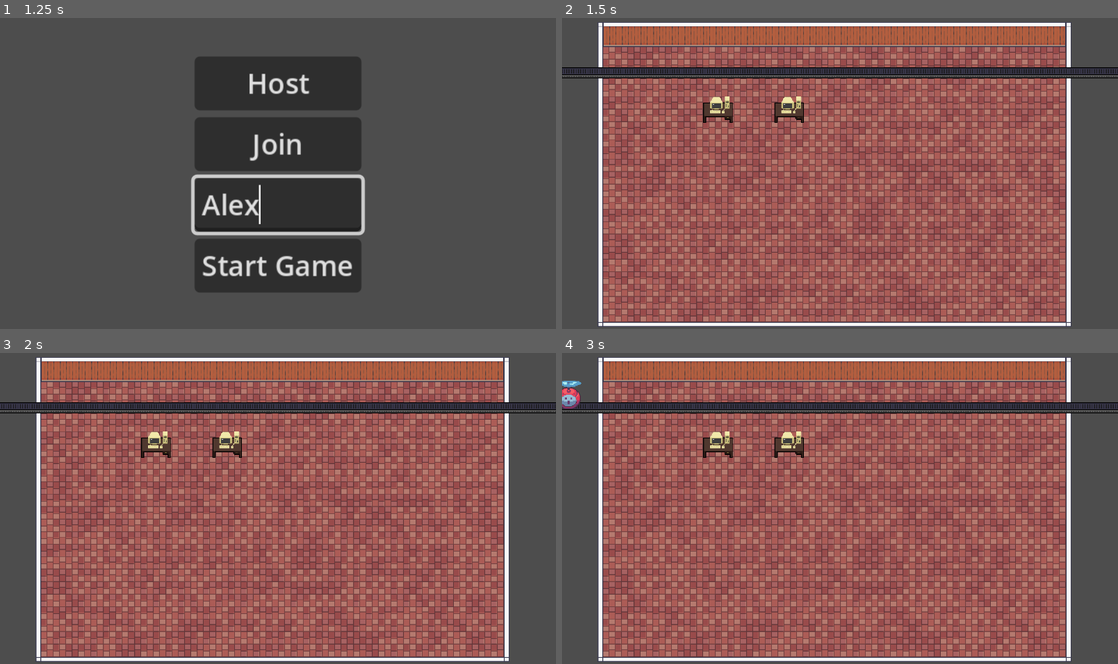
Above: before the commit, frames 1-4 (two rows, left to right).
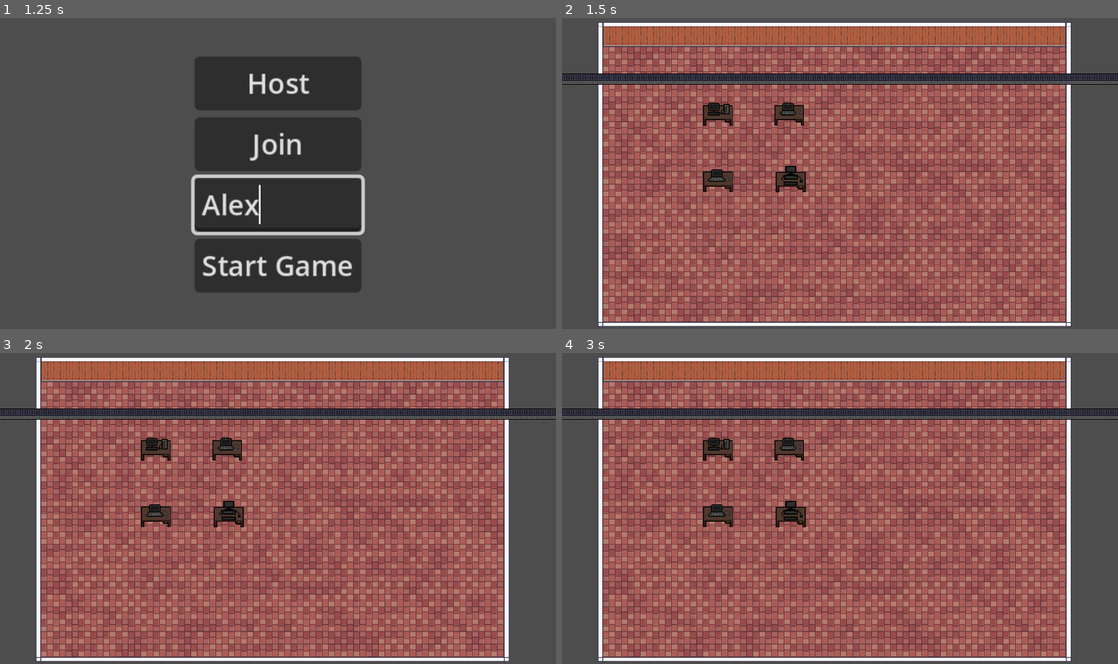
Above: after the commit, the same moments.

Repository: JoseNeto5689/CoopGame
Game: Godot game, scene res://scenes/main/main.tscn
The game is run twice, just before and just after one commit, with the same random seed, the same clock (stepped at 60 frames per second) and the same inputs.
Inputs (mouse positions are in pixels of both pictures, inside the frame that each line leads up to):
- Up to frame 1 (1.25 s): click (278, 204) at 0.52 s; type "Alex" at 0.6 s
- Up to frame 2 (1.5 s): click "Start Game" at 1.25 s
- Up to frame 3 (2 s): no input
- Up to frame 4 (3 s): tap Enter at 2 s; hold D (right) 2.03-2.78 s; hold E (interact) 2.03-2.78 s; tap Space at 2.75 s; hold S (down) from 2.78 s (still down); tap E (interact) at 2.85 s

Frame 1 is identical in both runs. In frame 2, 6.0% of the frame differs, in the area x 0-100%, y 15-57%; in frame 3, 6.0%; in frame 4, 6.3%, in the area x 0-100%, y 8-57%.
Error after the commit: Invalid access to property or key 'progress_ratio' on a base object of type 'Nil'. (res://scenes/conveyor_belt/conveyor_belt_implemented.gd:28)

Commit message:
Add function to spawn robots in the conveyor belt

Diff:
--- a/coop-game/scenes/computer/computer.gd
+++ b/coop-game/scenes/computer/computer.gd
@@ -2,9 +2,14 @@
 
 @export var pc_id := 0
 @export var time_for_conclude := 0
+@export var texture_on: CompressedTexture2D = null
+@export var texture_off: CompressedTexture2D = null
 
 @onready var progress_bar := $ProgressBar
 @onready var timer := $Timer
+@onready var pc_sprite := $ComputerSprite
+
+signal work_concluded(pc_id: int)
 
 signal player_entered_pc(id: int, pc_id: int)
 signal player_exited_pc(id: int, pc_id: int)
@@ -13,6 +18,7 @@
 var concluded = false
 
 func _ready() -> void:
+	pc_sprite.texture = texture_off
 	timer.wait_time = time_for_conclude
 
 func _process(_delta: float) -> void:
@@ -45,12 +51,15 @@
 
 func _on_timer_timeout() -> void:
 	concluded = true
+	work_concluded.emit(pc_id)
 
 @rpc("any_peer", "call_local")
 func increase_progress():
 	working = true
+	pc_sprite.texture = texture_on
 
 @rpc("any_peer", "call_local")
 func stop_progress():
 	working = false
 	timer.paused = true
+	pc_sprite.texture = texture_off
--- a/coop-game/scenes/computer/computer.tscn
+++ b/coop-game/scenes/computer/computer.tscn
@@ -1,32 +1,28 @@
-[gd_scene load_steps=7 format=3 uid="uid://tx64gjx52y3"]
+[gd_scene load_steps=6 format=3 uid="uid://tx64gjx52y3"]
 
-[ext_resource type="Texture2D" uid="uid://bldhvklpy1qqx" path="res://assets/sprites/office_pixel_art/desk.png" id="1_qt3pe"]
 [ext_resource type="Script" uid="uid://wd31uttu17sr" path="res://scenes/computer/computer.gd" id="1_srgvo"]
-[ext_resource type="Texture2D" uid="uid://bdru0wobq4p5a" path="res://assets/sprites/office_pixel_art/PC2.png" id="2_srgvo"]
+[ext_resource type="Texture2D" uid="uid://bjadbo2vechr4" path="res://assets/sprites/own/pc_2_0001.png" id="2_srgvo"]
 [ext_resource type="PackedScene" uid="uid://djqygmt1j4djo" path="res://scenes/progress bar/progress_bar.tscn" id="4_8d7te"]
 
 [sub_resource type="RectangleShape2D" id="RectangleShape2D_8d7te"]
 size = Vector2(38, 20)
 
 [sub_resource type="RectangleShape2D" id="RectangleShape2D_5o8iy"]
-size = Vector2(38, 29)
+size = Vector2(38, 26)
 
 [node name="PC" type="Node2D"]
 script = ExtResource("1_srgvo")
 pc_id = 1
 time_for_conclude = 5
 
-[node name="Desk" type="Sprite2D" parent="."]
+[node name="ComputerSprite" type="Sprite2D" parent="."]
 texture_filter = 1
-texture = ExtResource("1_qt3pe")
-
-[node name="PC" type="Sprite2D" parent="."]
-texture_filter = 1
-position = Vector2(2, -9)
+position = Vector2(0, 2)
 texture = ExtResource("2_srgvo")
 
 [node name="StaticBody2D" type="StaticBody2D" parent="."]
 visible = false
+position = Vector2(0, 2)
 collision_layer = 4
 collision_mask = 0
 
@@ -35,10 +31,11 @@
 shape = SubResource("RectangleShape2D_8d7te")
 
 [node name="Area2D" type="Area2D" parent="."]
+visible = false
 collision_layer = 8
 
 [node name="CollisionShape2D" type="CollisionShape2D" parent="Area2D"]
-position = Vector2(0, 4.5)
+position = Vector2(0, 3)
 shape = SubResource("RectangleShape2D_5o8iy")
 
 [node name="ProgressBar" parent="." instance=ExtResource("4_8d7te")]
--- /dev/null
+++ b/coop-game/scenes/conveyor_belt/conveyor_belt.gd
@@ -0,0 +1,16 @@
+extends Node2D
+
+func pause():
+	var items = get_children()
+	for item in items:
+		item.pause()
+
+func change_speed(speed: float):
+	var items = self.get_children()
+	for item in items:
+		item.change_speed(speed)
+
+func resume():
+	var items = self.get_children()
+	for item in items:
+		item.resume()
--- a/coop-game/scenes/conveyor_belt/conveyor_belt.tscn
+++ b/coop-game/scenes/conveyor_belt/conveyor_belt.tscn
@@ -1,16 +1,29 @@
-[gd_scene load_steps=4 format=3 uid="uid://dsd6ngwb43y4s"]
+[gd_scene load_steps=5 format=3 uid="uid://dsd6ngwb43y4s"]
 
+[ext_resource type="Script" uid="uid://cdi5yivig0oit" path="res://scenes/conveyor_belt/conveyor_belt.gd" id="1_wx4rt"]
 [ext_resource type="PackedScene" uid="uid://cs0rocdmyyo7k" path="res://scenes/conveyor_belt/conveyor_belt_start.tscn" id="1_ysxht"]
 [ext_resource type="PackedScene" uid="uid://cvgl51byhwubb" path="res://scenes/conveyor_belt/conveyor_belt_middle.tscn" id="2_wx4rt"]
 [ext_resource type="PackedScene" uid="uid://c1uy48f1djqwx" path="res://scenes/conveyor_belt/conveyor_belt_end.tscn" id="3_tyefu"]
 
 [node name="ConveyorBelt" type="Node2D"]
+script = ExtResource("1_wx4rt")
 
 [node name="ConveyorBeltStart" parent="." instance=ExtResource("1_ysxht")]
-position = Vector2(89, 69)
+position = Vector2(-368, 0)
 
 [node name="ConveyorBeltMiddle" parent="." instance=ExtResource("2_wx4rt")]
-position = Vector2(144, 69)
+position = Vector2(-288, 0)
+
+[node name="ConveyorBeltMiddle2" parent="." instance=ExtResource("2_wx4rt")]
+position = Vector2(-144, 0)
+
+[node name="ConveyorBeltMiddle3" parent="." instance=ExtResource("2_wx4rt")]
+
+[node name="ConveyorBeltMiddle4" parent="." instance=ExtResource("2_wx4rt")]
+position = Vector2(144, 0)
+
+[node name="ConveyorBeltMiddle5" parent="." instance=ExtResource("2_wx4rt")]
+position = Vector2(288, 0)
 
 [node name="ConveyorBeltEnd" parent="." instance=ExtResource("3_tyefu")]
-position = Vector2(201, 69)
+position = Vector2(368, 0)
--- /dev/null
+++ b/coop-game/scenes/conveyor_belt/conveyor_belt_end.gd
@@ -0,0 +1,12 @@
+extends Node2D
+
+@onready var animation: AnimatedSprite2D = $AnimatedSprite2D3
+
+func pause():
+	animation.pause()
+
+func change_speed(speed: float):
+	animation.speed_scale = speed
+
+func resume():
+	animation.play()
--- a/coop-game/scenes/conveyor_belt/conveyor_belt_end.tscn
+++ b/coop-game/scenes/conveyor_belt/conveyor_belt_end.tscn
@@ -1,5 +1,6 @@
-[gd_scene load_steps=6 format=3 uid="uid://c1uy48f1djqwx"]
+[gd_scene load_steps=7 format=3 uid="uid://c1uy48f1djqwx"]
 
+[ext_resource type="Script" uid="uid://cosuoxajh00bg" path="res://scenes/conveyor_belt/conveyor_belt_end.gd" id="1_3ub4u"]
 [ext_resource type="Texture2D" uid="uid://jfds1uyx3ukq" path="res://assets/sprites/own/Esteira Fim.png" id="1_y7eag"]
 
 [sub_resource type="AtlasTexture" id="AtlasTexture_d1y4j"]
@@ -32,6 +33,7 @@
 }]
 
 [node name="ConveyorBeltEnd" type="Node2D"]
+script = ExtResource("1_3ub4u")
 
 [node name="AnimatedSprite2D3" type="AnimatedSprite2D" parent="."]
 texture_filter = 1
--- /dev/null
+++ b/coop-game/scenes/conveyor_belt/conveyor_belt_implemented.gd
@@ -0,0 +1,36 @@
+extends Node
+
+var speed := 1
+var progress := 0.06
+
+var robot := preload("res://scenes/robot/robot.tscn")
+
+var actual_robot : PathFollow2D
+var last_robot :PathFollow2D
+
+var stopped = false
+var restart = false
+
+func spawn_robot(robot_design: String):
+	if actual_robot:
+		last_robot = actual_robot
+		restart = true
+		stopped = false
+	var spawned_robot = robot.instantiate()
+	$LineProduction.add_child(spawned_robot)
+	actual_robot = spawned_robot
+
+
+func _physics_process(delta: float) -> void:
+	if restart:
+		$Animation.play("restart")
+		restart = false
+	if actual_robot.progress_ratio >= 0.46 and not stopped:
+		$Animation.play("stop")
+		stopped = true
+	if last_robot and last_robot.progress_ratio >= 0.99:
+		last_robot.queue_free()
+	if last_robot:
+		last_robot.progress_ratio += progress * delta
+	actual_robot.progress_ratio += progress * delta
+	$ConveyorBelt.change_speed(speed)
--- /dev/null
+++ b/coop-game/scenes/conveyor_belt/conveyor_belt_implemented.tscn
@@ -0,0 +1,117 @@
+[gd_scene load_steps=8 format=3 uid="uid://cbnqodshx2kif"]
+
+[ext_resource type="Script" uid="uid://75a4jbl6ffbq" path="res://scenes/conveyor_belt/conveyor_belt_implemented.gd" id="1_1lnr2"]
+[ext_resource type="PackedScene" uid="uid://dsd6ngwb43y4s" path="res://scenes/conveyor_belt/conveyor_belt.tscn" id="1_xyl1u"]
+
+[sub_resource type="Curve2D" id="Curve2D_8pk2l"]
+_data = {
+"points": PackedVector2Array(0, 0, 0, 0, -128, 64, 0, 0, 0, 0, 768, 64)
+}
+point_count = 2
+
+[sub_resource type="Animation" id="Animation_1lnr2"]
+resource_name = "stop"
+length = 1.5
+tracks/0/type = "value"
+tracks/0/imported = false
+tracks/0/enabled = true
+tracks/0/path = NodePath(".:progress")
+tracks/0/interp = 1
+tracks/0/loop_wrap = true
+tracks/0/keys = {
+"times": PackedFloat32Array(0, 1.5),
+"transitions": PackedFloat32Array(1, 1),
+"update": 0,
+"values": [0.06, 0.0]
+}
+tracks/1/type = "value"
+tracks/1/imported = false
+tracks/1/enabled = true
+tracks/1/path = NodePath(".:speed")
+tracks/1/interp = 1
+tracks/1/loop_wrap = true
+tracks/1/keys = {
+"times": PackedFloat32Array(0, 1),
+"transitions": PackedFloat32Array(1, 1),
+"update": 1,
+"values": [1, 0]
+}
+
+[sub_resource type="Animation" id="Animation_f80x0"]
+length = 0.001
+tracks/0/type = "value"
+tracks/0/imported = false
+tracks/0/enabled = true
+tracks/0/path = NodePath(".:progress")
+tracks/0/interp = 1
+tracks/0/loop_wrap = true
+tracks/0/keys = {
+"times": PackedFloat32Array(0),
+"transitions": PackedFloat32Array(1),
+"update": 0,
+"values": [0.08]
+}
+tracks/1/type = "value"
+tracks/1/imported = false
+tracks/1/enabled = true
+tracks/1/path = NodePath(".:speed")
+tracks/1/interp = 1
+tracks/1/loop_wrap = true
+tracks/1/keys = {
+"times": PackedFloat32Array(0),
+"transitions": PackedFloat32Array(1),
+"update": 1,
+"values": [1]
+}
+
+[sub_resource type="Animation" id="Animation_rk5o7"]
+resource_name = "restart"
+length = 2.0
+tracks/0/type = "value"
+tracks/0/imported = false
+tracks/0/enabled = true
+tracks/0/path = NodePath(".:speed")
+tracks/0/interp = 1
+tracks/0/loop_wrap = true
+tracks/0/keys = {
+"times": PackedFloat32Array(0, 0.5),
+"transitions": PackedFloat32Array(1, 1),
+"update": 1,
+"values": [0, 1]
+}
+tracks/1/type = "value"
+tracks/1/imported = false
+tracks/1/enabled = true
+tracks/1/path = NodePath(".:progress")
+tracks/1/interp = 1
+tracks/1/loop_wrap = true
+tracks/1/keys = {
+"times": PackedFloat32Array(0.3, 1.96667),
+"transitions": PackedFloat32Array(1, 1),
+"update": 0,
+"values": [0.0, 0.06]
+}
+
+[sub_resource type="AnimationLibrary" id="AnimationLibrary_rk5o7"]
+_data = {
+&"RESET": SubResource("Animation_f80x0"),
+&"restart": SubResource("Animation_rk5o7"),
+&"stop": SubResource("Animation_1lnr2")
+}
+
+[node name="ConveyorBelt" type="Node"]
+script = ExtResource("1_1lnr2")
+
+[node name="ConveyorBelt" parent="." instance=ExtResource("1_xyl1u")]
+position = Vector2(312, 72)
+
+[node name="LineProduction" type="Path2D" parent="."]
+position = Vector2(0, -14)
+curve = SubResource("Curve2D_8pk2l")
+
+[node name="Animation" type="AnimationPlayer" parent="."]
+libraries = {
+&"": SubResource("AnimationLibrary_rk5o7")
+}
+
+[connection signal="animation_finished" from="Animation" to="." method="_on_animation_animation_finished"]
--- /dev/null
+++ b/coop-game/scenes/conveyor_belt/conveyor_belt_middle.gd
@@ -0,0 +1,16 @@
+extends Node2D
+
+func pause():
+	var items = self.get_children()
+	for item: AnimatedSprite2D in items:
+		item.pause()
+
+func change_speed(speed: float):
+	var items = self.get_children()
+	for item: AnimatedSprite2D in items:
+		item.speed_scale = speed
+
+func resume():
+	var items = self.get_children()
+	for item: AnimatedSprite2D in items:
+		item.play()
--- a/coop-game/scenes/conveyor_belt/conveyor_belt_middle.tscn
+++ b/coop-game/scenes/conveyor_belt/conveyor_belt_middle.tscn
@@ -1,6 +1,7 @@
-[gd_scene load_steps=14 format=3 uid="uid://cvgl51byhwubb"]
+[gd_scene load_steps=15 format=3 uid="uid://cvgl51byhwubb"]
 
 [ext_resource type="Texture2D" uid="uid://boso1x5y4vjay" path="res://assets/sprites/own/Esteira Meio.png" id="1_hp10o"]
+[ext_resource type="Script" uid="uid://kf81e0shqhls" path="res://scenes/conveyor_belt/conveyor_belt_middle.gd" id="1_po1yv"]
 
 [sub_resource type="AtlasTexture" id="AtlasTexture_p22mk"]
 atlas = ExtResource("1_hp10o")
@@ -90,6 +91,7 @@
 }]
 
 [node name="ConveyorBeltMiddle" type="Node2D"]
+script = ExtResource("1_po1yv")
 
 [node name="AnimatedSprite2D2" type="AnimatedSprite2D" parent="."]
 texture_filter = 1
--- /dev/null
+++ b/coop-game/scenes/conveyor_belt/conveyor_belt_start.gd
@@ -0,0 +1,12 @@
+extends Node2D
+
+@onready var animation: AnimatedSprite2D = $AnimatedSprite2D
+
+func pause():
+	animation.pause()
+
+func change_speed(speed: float):
+	animation.speed_scale = speed
+
+func resume():
+	animation.play()
--- a/coop-game/scenes/conveyor_belt/conveyor_belt_start.tscn
+++ b/coop-game/scenes/conveyor_belt/conveyor_belt_start.tscn
@@ -1,5 +1,6 @@
-[gd_scene load_steps=6 format=3 uid="uid://cs0rocdmyyo7k"]
+[gd_scene load_steps=7 format=3 uid="uid://cs0rocdmyyo7k"]
 
+[ext_resource type="Script" uid="uid://cghufcy335oh2" path="res://scenes/conveyor_belt/conveyor_belt_start.gd" id="1_rjt8c"]
 [ext_resource type="Texture2D" uid="uid://b8inyl3akryv5" path="res://assets/sprites/own/Esteira Inicio.png" id="1_ufarb"]
 
 [sub_resource type="AtlasTexture" id="AtlasTexture_fyncp"]
@@ -32,6 +33,7 @@
 }]
 
 [node name="ConveyorBeltStart" type="Node2D"]
+script = ExtResource("1_rjt8c")
 
 [node name="AnimatedSprite2D" type="AnimatedSprite2D" parent="."]
 texture_filter = 1
--- a/coop-game/scenes/game/game.gd
+++ b/coop-game/scenes/game/game.gd
@@ -39,6 +39,9 @@
 		player.interacting.disconnect(computer.increase_progress.rpc)
 		player.stop_interacting.disconnect(computer.stop_progress.rpc)
 
+
+
+
 func find_player_by_id(id: int) -> Node2D:
 	var players_list = players.get_children()
 	for player in players_list:
@@ -51,3 +54,7 @@
 		if (computer.pc_id == id):
 			return computer
 	return null
+
+
+func _on_pc_work_concluded(pc_id: int) -> void:
+	print("Trabalho concluido no pc: "+ str(pc_id))
--- a/coop-game/scenes/game/game.tscn
+++ b/coop-game/scenes/game/game.tscn
@@ -3,41 +3,19 @@
 [ext_resource type="PackedScene" uid="uid://b3g051f07h7dq" path="res://scenes/map/map.tscn" id="1_3pj57"]
 [ext_resource type="Script" uid="uid://gvqlls5jblv3" path="res://scenes/game/game.gd" id="1_7h61r"]
 [ext_resource type="PackedScene" uid="uid://tx64gjx52y3" path="res://scenes/computer/computer.tscn" id="3_0sr1o"]
-[ext_resource type="Script" uid="uid://d2ald61gyqes0" path="res://scenes/game/path_follow_2d.gd" id="3_2a8rs"]
-[ext_resource type="PackedScene" uid="uid://cs0rocdmyyo7k" path="res://scenes/conveyor_belt/conveyor_belt_start.tscn" id="3_5jirj"]
-[ext_resource type="Texture2D" uid="uid://cbr7ofjn1iwlq" path="res://assets/sprites/basic cute robot/ballbot/1/ballred1.png" id="3_87uf6"]
-[ext_resource type="Texture2D" uid="uid://bdgnrosvpr16g" path="res://assets/sprites/basic cute robot/ballbot/1/ballred2.png" id="4_2a8rs"]
 [ext_resource type="PackedScene" uid="uid://daf1bd8e1vvlx" path="res://scenes/UI/ui.tscn" id="4_kelw5"]
-[ext_resource type="PackedScene" uid="uid://cvgl51byhwubb" path="res://scenes/conveyor_belt/conveyor_belt_middle.tscn" id="4_vaxfo"]
-[ext_resource type="Texture2D" uid="uid://dl7pphlbbojmm" path="res://assets/sprites/basic cute robot/ballbot/1/ballred3.png" id="5_4j704"]
-[ext_resource type="PackedScene" uid="uid://c1uy48f1djqwx" path="res://scenes/conveyor_belt/conveyor_belt_end.tscn" id="5_ftsea"]
-[ext_resource type="Texture2D" uid="uid://bbqnb6pby8o1y" path="res://assets/sprites/basic cute robot/ballbot/1/ballred4.png" id="6_kp23o"]
+[ext_resource type="Texture2D" uid="uid://k02jbmi3ud0a" path="res://assets/sprites/own/pc_1_0001.png" id="11_5jirj"]
+[ext_resource type="Texture2D" uid="uid://dwjhue7gjcabx" path="res://assets/sprites/own/pc_4_0002.png" id="11_10c2w"]
+[ext_resource type="Texture2D" uid="uid://cc0shbq15u3n1" path="res://assets/sprites/own/pc_4_0001.png" id="11_otnwt"]
+[ext_resource type="Texture2D" uid="uid://dasows03n4uqd" path="res://assets/sprites/own/pc_3_0001.png" id="12_3xj4h"]
+[ext_resource type="Texture2D" uid="uid://bjadbo2vechr4" path="res://assets/sprites/own/pc_2_0001.png" id="12_vaxfo"]
+[ext_resource type="Texture2D" uid="uid://dbvic5c5jiuto" path="res://assets/sprites/own/pc_3_0002.png" id="13_pg2xm"]
+[ext_resource type="PackedScene" uid="uid://cbnqodshx2kif" path="res://scenes/conveyor_belt/conveyor_belt_implemented.tscn" id="13_vaxfo"]
+[ext_resource type="Texture2D" uid="uid://calkw8w2mvhn" path="res://assets/sprites/own/pc_2_0002.png" id="15_gc57s"]
+[ext_resource type="Texture2D" uid="uid://bm5yx8xawkmbk" path="res://assets/sprites/own/pc_1_0002.png" id="17_8b66f"]
 
-[sub_resource type="Curve2D" id="Curve2D_5jirj"]
-_data = {
-"points": PackedVector2Array(0, 0, 0, 0, -128, 64, 0, 0, 0, 0, 768, 64)
-}
-point_count = 2
-
-[sub_resource type="SpriteFrames" id="SpriteFrames_vaxfo"]
-animations = [{
-"frames": [{
-"duration": 1.0,
-"texture": ExtResource("3_87uf6")
-}, {
-"duration": 1.0,
-"texture": ExtResource("4_2a8rs")
-}, {
-"duration": 1.0,
-"texture": ExtResource("5_4j704")
-}, {
-"duration": 1.0,
-"texture": ExtResource("6_kp23o")
-}],
-"loop": true,
-"name": &"idle",
-"speed": 10.0
-}]
+[sub_resource type="RectangleShape2D" id="RectangleShape2D_vaxfo"]
+size = Vector2(610, 71)
 
 [node name="Game" type="Node"]
 script = ExtResource("1_7h61r")
@@ -48,63 +26,52 @@
 
 [node name="Map" parent="." instance=ExtResource("1_3pj57")]
 
-[node name="ConveyorBelt" type="Node" parent="."]
-
-[node name="Sprites" type="Node2D" parent="ConveyorBelt"]
-position = Vector2(-50, 0)
-
-[node name="ConveyorBeltStart" parent="ConveyorBelt/Sprites" instance=ExtResource("3_5jirj")]
-position = Vector2(0, 64)
-
-[node name="ConveyorBeltMiddle" parent="ConveyorBelt/Sprites" instance=ExtResource("4_vaxfo")]
-position = Vector2(80, 64)
-
-[node name="ConveyorBeltMiddle2" parent="ConveyorBelt/Sprites" instance=ExtResource("4_vaxfo")]
-position = Vector2(224, 64)
-
-[node name="ConveyorBeltMiddle3" parent="ConveyorBelt/Sprites" instance=ExtResource("4_vaxfo")]
-position = Vector2(368, 64)
-
-[node name="ConveyorBeltMiddle4" parent="ConveyorBelt/Sprites" instance=ExtResource("4_vaxfo")]
-position = Vector2(512, 64)
-
-[node name="ConveyorBeltMiddle5" parent="ConveyorBelt/Sprites" instance=ExtResource("4_vaxfo")]
-position = Vector2(656, 64)
-
-[node name="ConveyorBeltEnd" parent="ConveyorBelt/Sprites" instance=ExtResource("5_ftsea")]
-position = Vector2(736, 64)
-
-[node name="Path2D" type="Path2D" parent="ConveyorBelt"]
-position = Vector2(0, -16)
-curve = SubResource("Curve2D_5jirj")
-
-[node name="PathFollow2D" type="PathFollow2D" parent="ConveyorBelt/Path2D"]
-position = Vector2(-128, 64)
-script = ExtResource("3_2a8rs")
-progress_number = 0.1
-
-[node name="AnimatedSprite2D" type="AnimatedSprite2D" parent="ConveyorBelt/Path2D/PathFollow2D"]
-texture_filter = 1
-sprite_frames = SubResource("SpriteFrames_vaxfo")
-animation = &"idle"
-autoplay = "idle"
-frame_progress = 0.201729
+[node name="ConveyorBelt" parent="." instance=ExtResource("13_vaxfo")]
 
 [node name="Computers" type="Node" parent="."]
 
 [node name="PC" parent="Computers" instance=ExtResource("3_0sr1o")]
 position = Vector2(163, 116)
+texture_on = ExtResource("11_10c2w")
+texture_off = ExtResource("11_otnwt")
 
 [node name="PC2" parent="Computers" instance=ExtResource("3_0sr1o")]
 position = Vector2(254, 116)
 pc_id = 2
+texture_on = ExtResource("13_pg2xm")
+texture_off = ExtResource("12_3xj4h")
+
+[node name="PC3" parent="Computers" instance=ExtResource("3_0sr1o")]
+position = Vector2(163, 201)
+pc_id = 3
+texture_on = ExtResource("15_gc57s")
+texture_off = ExtResource("12_vaxfo")
+
+[node name="PC4" parent="Computers" instance=ExtResource("3_0sr1o")]
+position = Vector2(256, 199)
+pc_id = 4
+texture_on = ExtResource("17_8b66f")
+texture_off = ExtResource("11_5jirj")
 
 [node name="Players" type="Node" parent="."]
 
 [node name="UI" parent="." instance=ExtResource("4_kelw5")]
 visible = false
 
+[node name="StaticBody2D" type="StaticBody2D" parent="."]
+collision_layer = 4
+collision_mask = 0
+
+[node name="CollisionShape2D" type="CollisionShape2D" parent="StaticBody2D"]
+position = Vector2(313, 35.5)
+shape = SubResource("RectangleShape2D_vaxfo")
+
 [connection signal="player_entered_pc" from="Computers/PC" to="." method="_on_pc_player_entered_pc"]
 [connection signal="player_exited_pc" from="Computers/PC" to="." method="_on_pc_player_exited_pc"]
+[connection signal="work_concluded" from="Computers/PC" to="." method="_on_pc_work_concluded"]
 [connection signal="player_entered_pc" from="Computers/PC2" to="." method="_on_pc_player_entered_pc"]
 [connection signal="player_exited_pc" from="Computers/PC2" to="." method="_on_pc_player_exited_pc"]
+[connection signal="player_entered_pc" from="Computers/PC3" to="." method="_on_pc_player_entered_pc"]
+[connection signal="player_exited_pc" from="Computers/PC3" to="." method="_on_pc_player_exited_pc"]
+[connection signal="player_entered_pc" from="Computers/PC4" to="." method="_on_pc_player_entered_pc"]
+[connection signal="player_exited_pc" from="Computers/PC4" to="." method="_on_pc_player_exited_pc"]
--- a/coop-game/scenes/game/path_follow_2d.gd
+++ /dev/null
@@ -1,8 +0,0 @@
-extends PathFollow2D
-
-@export var progress_number: float = 0.0
-
-func _physics_process(delta: float) -> void:
-	if not progress_ratio >= 0.5:
-		progress_ratio += progress_number * delta
-		progress = int(progress)
--- /dev/null
+++ b/coop-game/scenes/robot/robot.tscn
@@ -0,0 +1,34 @@
+[gd_scene load_steps=6 format=3 uid="uid://d4f5l5h647twd"]
+
+[ext_resource type="Texture2D" uid="uid://cbr7ofjn1iwlq" path="res://assets/sprites/basic cute robot/ballbot/1/ballred1.png" id="2_0abj3"]
+[ext_resource type="Texture2D" uid="uid://bdgnrosvpr16g" path="res://assets/sprites/basic cute robot/ballbot/1/ballred2.png" id="3_ujdmv"]
+[ext_resource type="Texture2D" uid="uid://dl7pphlbbojmm" path="res://assets/sprites/basic cute robot/ballbot/1/ballred3.png" id="4_jhdl5"]
+[ext_resource type="Texture2D" uid="uid://bbqnb6pby8o1y" path="res://assets/sprites/basic cute robot/ballbot/1/ballred4.png" id="5_36p58"]
+
+[sub_resource type="SpriteFrames" id="SpriteFrames_a3dwq"]
+animations = [{
+"frames": [{
+"duration": 1.0,
+"texture": ExtResource("2_0abj3")
+}, {
+"duration": 1.0,
+"texture": ExtResource("3_ujdmv")
+}, {
+"duration": 1.0,
+"texture": ExtResource("4_jhdl5")
+}, {
+"duration": 1.0,
+"texture": ExtResource("5_36p58")
+}],
+"loop": true,
+"name": &"ball_robot",
+"speed": 10.0
+}]
+
+[node name="Robot" type="PathFollow2D"]
+
+[node name="AnimatedSprite2D" type="AnimatedSprite2D" parent="."]
+texture_filter = 1
+sprite_frames = SubResource("SpriteFrames_a3dwq")
+animation = &"ball_robot"
+autoplay = "ball_robot"
--- /dev/null
+++ b/coop-game/scripts/robot_stats.gd
@@ -0,0 +1,10 @@
+extends Node
+class_name RobotStats
+
+var combat: int
+var protection: int
+var velocity: int
+var energy: int
+
+var charisma: int
+var chaos: int
Binary file added: coop-game/assets/sprites/extra/Metal Sonic.png
Not shown, added: coop-game/assets/sprites/extra/Metal Sonic.png.import
Binary file added: coop-game/assets/sprites/own/pc_1_0001.png
Not shown, added: coop-game/assets/sprites/own/pc_1_0001.png.import
Binary file added: coop-game/assets/sprites/own/pc_1_0002.png
Not shown, added: coop-game/assets/sprites/own/pc_1_0002.png.import
Binary file added: coop-game/assets/sprites/own/pc_2_0001.png
Not shown, added: coop-game/assets/sprites/own/pc_2_0001.png.import
Binary file added: coop-game/assets/sprites/own/pc_2_0002.png
Not shown, added: coop-game/assets/sprites/own/pc_2_0002.png.import
Binary file added: coop-game/assets/sprites/own/pc_3_0001.png
Not shown, added: coop-game/assets/sprites/own/pc_3_0001.png.import
(and 13 more such lines)
